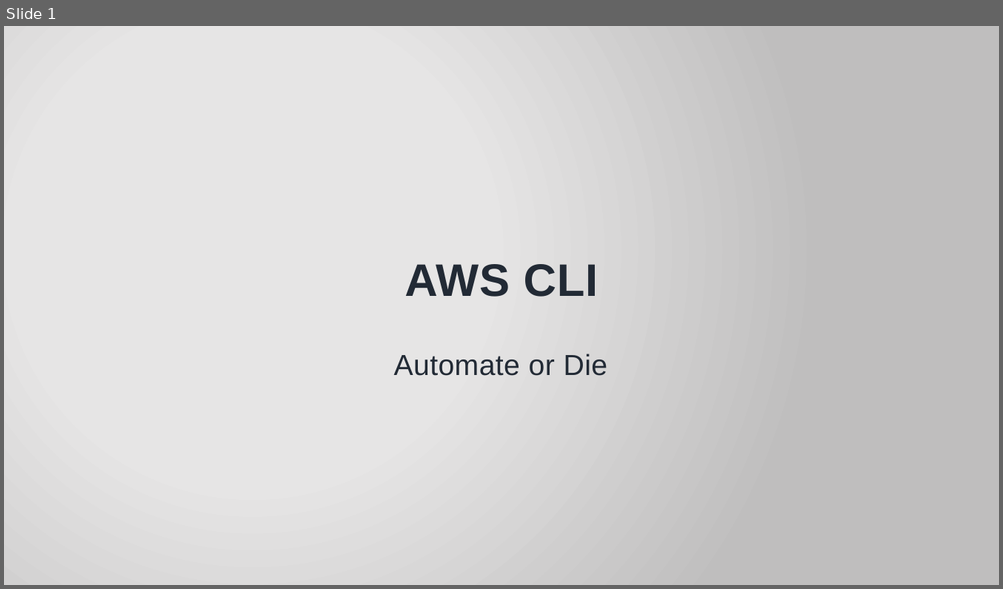
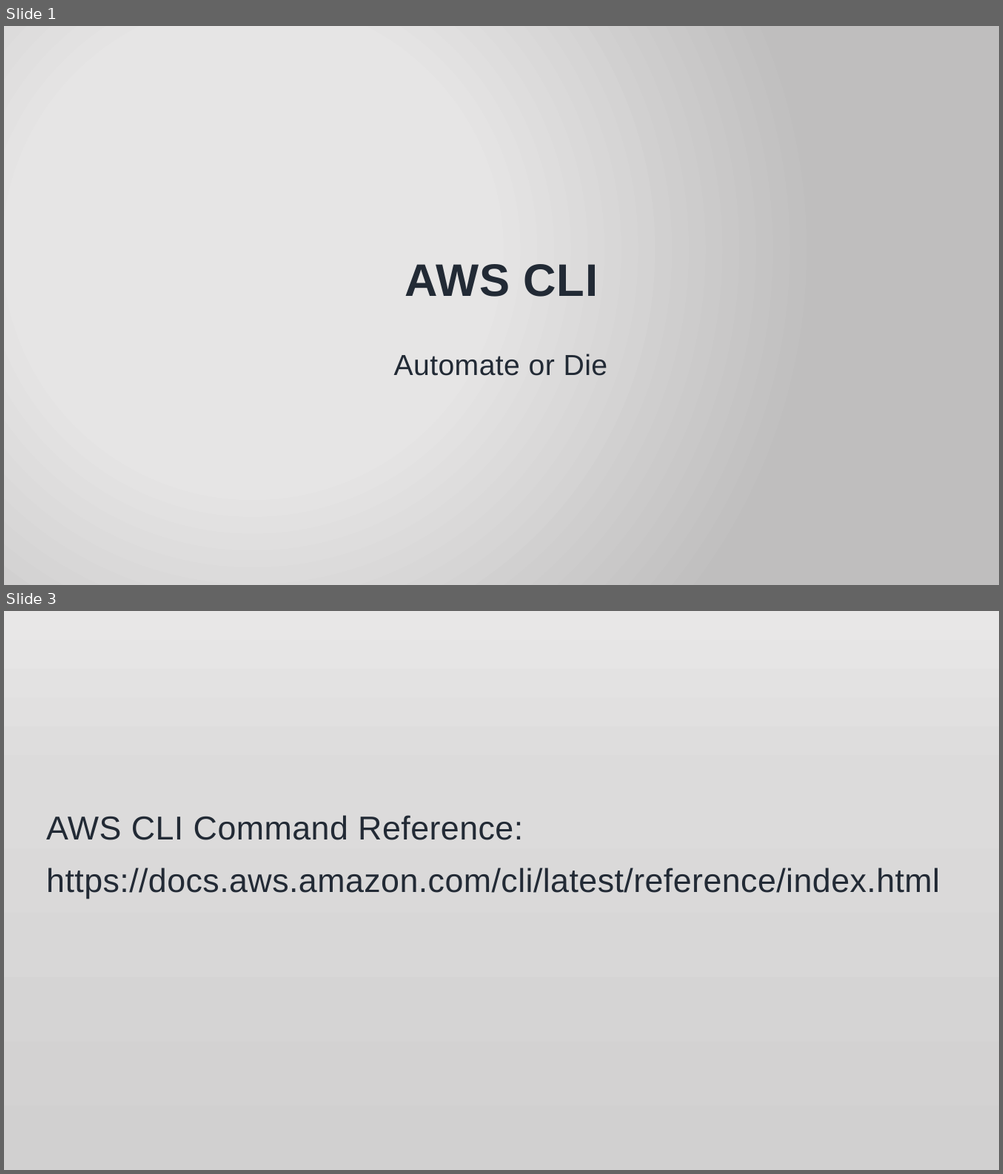
Before and after one commit to jonathan-r-jones/Composable-Batch-Files, a slide deck: jaws.pptx. Shown one above the other, each under a label of ours: slide 1 before the commit, slides 1 and 3 after it; the slides between them are not shown. The pictures are 1003x589 and 1003x1174 pixels, drawn with LibreOffice and Linux fonts; fonts in the diff are those of the drawing; background and template pictures are left out. Boxes give left, top, right and bottom in pixels: in the first picture for what was removed or moved away, otherwise in the second. Text is boxed around its words. In the diff, an @@ line names an element or a change of style, - is before the commit and + after.

```diff
--- a/jaws.pptx
+++ b/jaws.pptx
@@ slide 3 added at bbox=[4, 611, 999, 1170], background picture (left out) @@
@@ text added at bbox=[46, 815, 939, 899], 32 pt, text #222A35 @@
+AWS CLI Command Reference:
+https://docs.aws.amazon.com/cli/latest/reference/index.html
```
Also in this commit, not shown: 2 other slides added, 3 other files.
